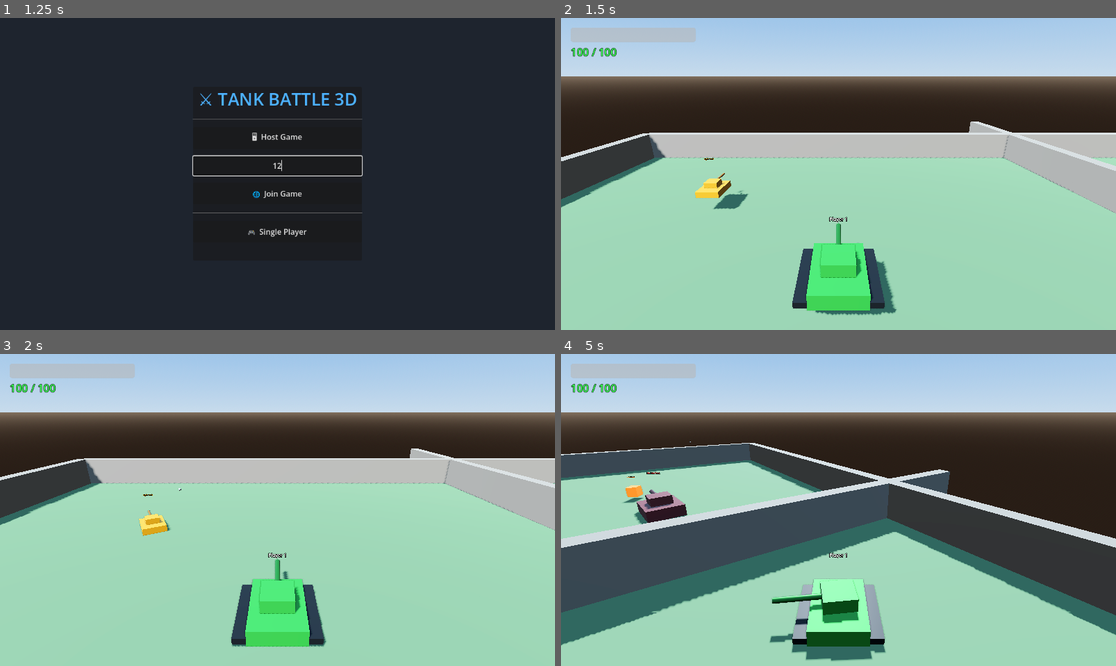
Above: before the commit, frames 1-4 (two rows, left to right).
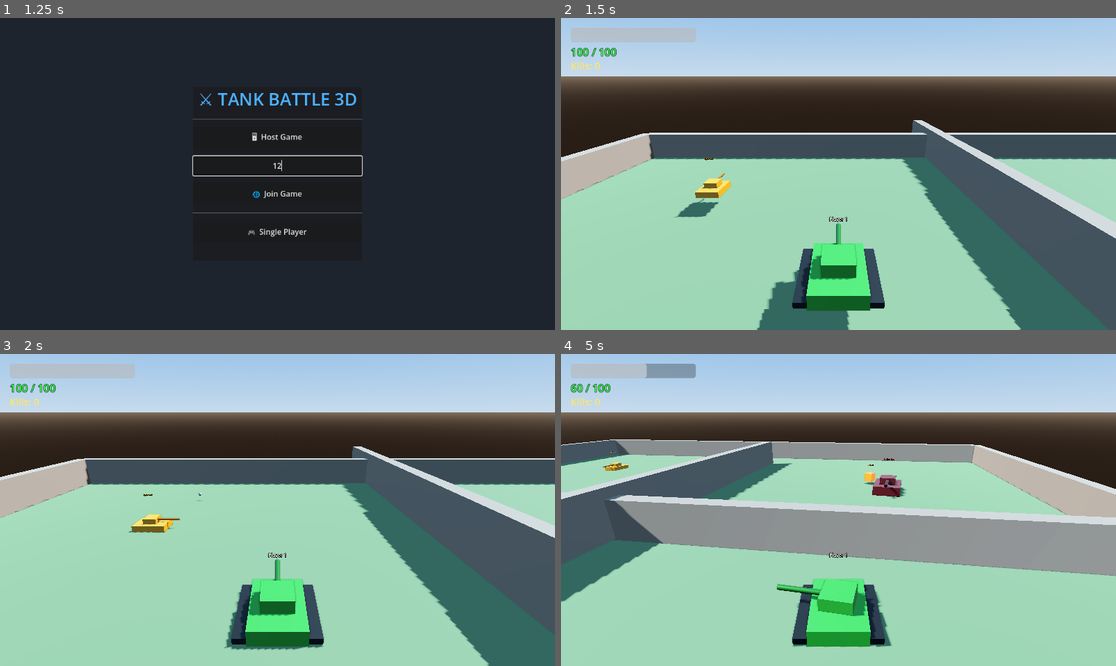
Above: after the commit, the same moments.

Repository: tatee0815/A6
Game: Godot game, scene res://scenes/main.tscn
Two runs of this game, one before a commit and one after it. Both use one fixed random seed, a clock stepped at 60 frames per second and the inputs below.
Inputs (mouse positions are in pixels of both pictures, inside the frame that each line leads up to):
- Up to frame 1 (1.25 s): click (277, 164) at 0.52 s; type "12" at 0.6 s
- Up to frame 2 (1.5 s): click "🎮 Single Player" at 1.25 s
- Up to frame 3 (2 s): no input
- Up to frame 4 (5 s): hold D (turn_right) 2.03-2.78 s; tap Space (shoot) at 2.1, 2.85, 3.8, 4.55 s; hold S (move_backward) 2.78-3.53 s; hold D (turn_right) 3.53-4.28 s; hold Q 3.53-4.28 s; hold W (move_forward) from 4.28 s (still down); tap E at 4.35 s

Frame 1 is identical in both runs. In frame 2, 27% of the frame differs, in the area x 0-100%, y 14-100%; in frame 3, 25%; in frame 4, 48%, in the area x 0-100%, y 3-99%.

Commit message:
logics fix

Diff:
--- a/project.godot
+++ b/project.godot
@@ -47,6 +47,7 @@
 shoot={
 "deadzone": 0.5,
 "events": [Object(InputEventKey,"resource_local_to_scene":false,"resource_name":"","device":-1,"window_id":0,"alt_press …(191 unchanged characters)…
+, Object(InputEventMouseButton,"resource_local_to_scene":false,"resource_name":"","device":-1,"window_id":0,"alt_pressed":false,"shift_pressed":false,"ctrl_pressed":false,"meta_pressed":false,"pressed":false,"button_mask":0,"position":Vector2(0, 0),"global_position":Vector2(0, 0),"factor":1.0,"button_index":1,"canceled":false,"pressed":false,"double_click":false,"script":null)
 ]
 }
 toggle_cheat={
--- a/scenes/enemy_light.tscn
+++ b/scenes/enemy_light.tscn
@@ -33,7 +33,7 @@
 collision_layer = 1
 collision_mask = 3
 script = ExtResource("1_scr")
-move_speed = 8.0
+move_speed = 5.5
 rotation_speed = 3.5
 max_health = 60
 fire_rate = 0.8
--- a/scenes/enemy_medium.tscn
+++ b/scenes/enemy_medium.tscn
@@ -33,7 +33,7 @@
 collision_layer = 1
 collision_mask = 3
 script = ExtResource("1_scr")
-move_speed = 4.0
+move_speed = 3.0
 rotation_speed = 1.5
 max_health = 150
 fire_rate = 2.5
--- a/scenes/main.tscn
+++ b/scenes/main.tscn
@@ -47,7 +47,7 @@
 environment = SubResource("Env_1")
 
 [node name="DirectionalLight3D" type="DirectionalLight3D" parent="." unique_id=1206672540]
-transform = Transform3D(0.85, 0.37, -0.37, 0, 0.71, 0.71, 0.53, -0.6, 0.6, 0, 20, 0)
+transform = Transform3D(-0.23015586, -0.6856401, 0.69059813, 2.5289024e-08, 0.7096495, 0.7045548, -0.9731538, 0.16215745, -0.16332996, 1.1542745, 14.650164, 0)
 shadow_enabled = true
 
 [node name="Ground" type="StaticBody3D" parent="." unique_id=801025724]
@@ -110,7 +110,7 @@
 collision_layer = 2
 
 [node name="Mesh" type="MeshInstance3D" parent="Obstacle1" unique_id=1709444231]
-transform = Transform3D(0.98547584, 0, 0, 0, 1, 0, 0, 0, 1, -1.7773366, 0, 0)
+transform = Transform3D(0.98547584, 0, 0, 0, 1, 0, 0, 0, 1, 0.40129519, -0.046602726, 0.025240183)
 material_override = SubResource("Mat_wall")
 mesh = SubResource("BoxMesh_wall")
 
@@ -122,10 +122,12 @@
 collision_layer = 2
 
 [node name="Mesh" type="MeshInstance3D" parent="Obstacle2" unique_id=1175532471]
+transform = Transform3D(1, 0, 0, 0, 1, 0, 0, 0, 1, -2.586563, 0.6000614, -8.356465)
 material_override = SubResource("Mat_wall")
 mesh = SubResource("BoxMesh_wall")
 
 [node name="Col" type="CollisionShape3D" parent="Obstacle2" unique_id=83194452]
+transform = Transform3D(1, 0, 0, 0, 1, 0, 0, 0, 1, -2.574028, 0.60354996, -8.336212)
 shape = SubResource("BoxShape_wall")
 
 [node name="Players" type="Node3D" parent="." unique_id=1792664784]
@@ -134,9 +136,17 @@
 
 [node name="PowerUps" type="Node3D" parent="." unique_id=700028358]
 
-[node name="MultiplayerSpawner" type="MultiplayerSpawner" parent="." unique_id=75736033]
+[node name="PlayerSpawner" type="MultiplayerSpawner" parent="." unique_id=75736033]
 _spawnable_scenes = PackedStringArray("uid://cqplayer001")
 spawn_path = NodePath("../Players")
+
+[node name="EnemySpawner" type="MultiplayerSpawner" parent="." unique_id=1857915314]
+_spawnable_scenes = PackedStringArray("uid://cqenemylt01", "uid://cqenemymd01")
+spawn_path = NodePath("../Enemies")
+
+[node name="PowerUpSpawner" type="MultiplayerSpawner" parent="." unique_id=1767681924]
+_spawnable_scenes = PackedStringArray("uid://cqpowerup01")
+spawn_path = NodePath("../PowerUps")
 
 [node name="UI" type="Control" parent="." unique_id=682994005]
 layout_mode = 3
@@ -147,9 +157,9 @@
 grow_vertical = 2
 mouse_filter = 2
 
-[node name="PauseMenu" parent="UI" instance=ExtResource("2_pause")]
+[node name="PauseMenu" parent="UI" unique_id=1717949444 instance=ExtResource("2_pause")]
 visible = false
 layout_mode = 1
 
-[node name="MainMenu" parent="UI" instance=ExtResource("3_menu")]
+[node name="MainMenu" parent="UI" unique_id=1244364810 instance=ExtResource("3_menu")]
 layout_mode = 1
--- a/scenes/player_tank.tscn
+++ b/scenes/player_tank.tscn
@@ -23,6 +23,12 @@
 properties/1/path = NodePath(".:rotation")
 properties/1/spawn = true
 properties/1/replication_mode = 1
+properties/2/path = NodePath(".:health")
+properties/2/spawn = true
+properties/2/replication_mode = 1
+properties/3/path = NodePath("Turret:rotation")
+properties/3/spawn = true
+properties/3/replication_mode = 1
 
 [sub_resource type="LabelSettings" id="LabelSettings_health"]
 font_size = 22
@@ -132,3 +138,13 @@
 horizontal_alignment = 1
 label_settings = SubResource("LabelSettings_cheat")
 text = ""
+
+[node name="ScoreLabel" type="Label" parent="HUD"]
+layout_mode = 0
+offset_left = 20.0
+offset_top = 85.0
+offset_right = 280.0
+offset_bottom = 115.0
+theme_override_colors/font_color = Color(1, 0.9, 0.4, 1)
+theme_override_font_sizes/font_size = 20
+text = "Kills: 0"
--- a/scenes/power_up.tscn
+++ b/scenes/power_up.tscn
@@ -15,6 +15,14 @@
 emission_enabled = true
 emission = Color(0.1, 0.9, 0.3, 1)
 emission_energy_multiplier = 1.5
+
+[sub_resource type="SceneReplicationConfig" id="SceneReplicationConfig_1"]
+properties/0/path = NodePath(".:position")
+properties/0/spawn = true
+properties/0/replication_mode = 0
+properties/1/path = NodePath(".:power_up_type")
+properties/1/spawn = true
+properties/1/replication_mode = 0
 
 [node name="PowerUp" type="Area3D"]
 collision_layer = 8
@@ -35,3 +43,6 @@
 billboard = 1
 font_size = 24
 text = "HEAL"
+
+[node name="MultiplayerSynchronizer" type="MultiplayerSynchronizer" parent="."]
+replication_config = SubResource("SceneReplicationConfig_1")
--- a/scripts/bullet.gd
+++ b/scripts/bullet.gd
@@ -7,7 +7,7 @@
 
 # ── Properties (set by the shooter before adding to tree) ────
 var direction: Vector3 = Vector3.FORWARD
-var speed: float = 40.0
+var speed: float = 30.0
 var damage: float = 25.0
 var shooter_id: int = -1
 var lifetime: float = 3.0
@@ -25,8 +25,27 @@
 
 
 func _physics_process(delta: float) -> void:
-	# Move the bullet forward
-	global_position += direction.normalized() * speed * delta
+	# Calculate next position
+	var step: Vector3 = direction.normalized() * speed * delta
+	var next_pos: Vector3 = global_position + step
+
+	# ── Continuous Collision Detection (Raycast check) ──
+	# We perform a quick raycast to see if we'll hit something between here and next_pos
+	var space_state = get_world_3d().direct_space_state
+	var query = PhysicsRayQueryParameters3D.create(global_position, next_pos)
+	query.collision_mask = collision_mask
+	query.exclude = [self]
+
+	var result = space_state.intersect_ray(query)
+	if result:
+		# We hit something! Move to the hit position and trigger collision
+		global_position = result.position
+		_on_body_entered(result.collider)
+		return
+
+	# No hit, move normally
+	global_position = next_pos
+
 	# Self-destruct after lifetime expires
 	_timer += delta
 	if _timer >= lifetime:
@@ -35,28 +54,37 @@
 
 func _on_body_entered(body: Node3D) -> void:
 	if not body is CharacterBody3D:
-		# Hit environment — just destroy bullet
+		# Hit environment (walls, ground) — destroy bullet
 		queue_free()
 		return
 
 	# ── Hit a Player Tank ──
 	if body.has_method("apply_damage"):
-		# Don't hit the shooter (player bullets)
+		# Don't hit the shooter
 		if body.get("player_id") == shooter_id:
 			return
+
+		# On server, apply damage
 		if multiplayer.is_server() or NetworkManager.is_single_player:
 			body.apply_damage(damage, shooter_id)
+
+		# Always destroy bullet after hitting a target
 		queue_free()
 		return
 
 	# ── Hit an Enemy Tank ──
 	if body.has_method("take_damage"):
-		# Don't let enemies damage other enemies (shooter_id < 0 = enemy)
+		# Don't let enemies damage other enemies (shooter_id < 0)
 		if shooter_id < 0:
+			# Still destroy the bullet so it doesn't pass through
+			queue_free()
 			return
+
 		if multiplayer.is_server() or NetworkManager.is_single_player:
-			body.take_damage(damage)
+			body.take_damage(damage, shooter_id)
+
 		queue_free()
 		return
 
+	# Fallback destroy
 	queue_free()
--- a/scripts/enemy_base.gd
+++ b/scripts/enemy_base.gd
@@ -38,6 +38,10 @@
 @onready var type_label: Label3D = $TypeLabel
 
 
+func _enter_tree() -> void:
+	_setup_multiplayer_synchronizer()
+
+
 func _ready() -> void:
 	health = max_health
 	# NavigationAgent3D settings
@@ -54,7 +58,6 @@
 		type_label.text = enemy_type
 
 	_update_health_bar()
-	_setup_multiplayer_synchronizer()
 
 
 func _setup_multiplayer_synchronizer() -> void:
@@ -69,10 +72,14 @@
 	config.add_property(".:visible")
 
 	sync.replication_config = config
+	# Enemies are always controlled by the server
+	sync.set_multiplayer_authority(1)
 	add_child(sync)
 
 
 func _physics_process(delta: float) -> void:
+	if not multiplayer.multiplayer_peer:
+		return
 	# Only process AI on the server (or in single player)
 	if not multiplayer.is_server():
 		_update_health_bar()
@@ -142,9 +149,9 @@
 
 	direction.y = 0.0
 
-	# Rotate towards movement direction
+	# Rotate towards movement direction (Godot forward is -Z)
 	if direction.length() > 0.01:
-		var target_angle: float = atan2(direction.x, direction.z)
+		var target_angle: float = atan2(direction.x, direction.z) + PI
 		rotation.y = lerp_angle(rotation.y, target_angle, rotation_speed * delta)
 
 	velocity.x = direction.x * move_speed
@@ -169,11 +176,11 @@
 		current_state = State.CHASE
 		return
 
-	# Face the target
+	# Face the target (Godot forward is -Z)
 	var to_target: Vector3 = (target_player.global_position - global_position).normalized()
 	to_target.y = 0.0
 	if to_target.length() > 0.01:
-		var target_angle: float = atan2(to_target.x, to_target.z)
+		var target_angle: float = atan2(to_target.x, to_target.z) + PI
 		rotation.y = lerp_angle(rotation.y, target_angle, rotation_speed * 2.0 * delta)
 
 	# Stop moving while attacking
@@ -206,7 +213,7 @@
 	bullet.damage = bullet_damage
 
 
-func take_damage(amount: float) -> void:
+func take_damage(amount: float, attacker_id: int = -1) -> void:
 	# Only the server processes damage
 	if not multiplayer.is_server():
 		return
@@ -214,17 +221,24 @@
 		return
 	health -= int(amount)
 	health = max(health, 0)
-	# Health is synced via MultiplayerSynchronizer,
-	# but we update health bar locally on everyone via property change or _process
+
 	if health <= 0:
-		_die()
-
-
-func _die() -> void:
+		_die(attacker_id)
+
+
+func _die(attacker_id: int = -1) -> void:
 	if not multiplayer.is_server():
 		return
 	is_dead = true
 	visible = false
+
+	# Reward the attacker if it's a player
+	if attacker_id != -1:
+		var players = get_tree().get_nodes_in_group("players")
+		for p in players:
+			if p.get("player_id") == attacker_id:
+				p.add_score(1)
+				break
 	# Respawn after 8 seconds
 	await get_tree().create_timer(8.0).timeout
 	_respawn()
@@ -282,3 +296,11 @@
 			health_bar_fill.modulate = Color(0.9, 0.9, 0.2)
 		else:
 			health_bar_fill.modulate = Color(0.9, 0.2, 0.2)
+
+
+# Add this to ensure client updates health bar when health is synced
+func _process(_delta: float) -> void:
+	if not multiplayer.multiplayer_peer:
+		return
+	if not multiplayer.is_server():
+		_update_health_bar()
--- a/scripts/main.gd
+++ b/scripts/main.gd
@@ -62,24 +62,9 @@
 	Input.mouse_mode = Input.MOUSE_MODE_VISIBLE
 
 	# Configure MultiplayerSpawner for Players
-	var spawner: MultiplayerSpawner = $MultiplayerSpawner
-	spawner.spawn_path = NodePath("../Players")
-	spawner.spawn_function = _spawn_player_for_peer
-
-	# Create Spawner for Enemies
-	var enemy_spawner := MultiplayerSpawner.new()
-	enemy_spawner.name = "EnemySpawner"
-	enemy_spawner.spawn_path = NodePath("../Enemies")
-	enemy_spawner.add_spawnable_scene(ENEMY_LIGHT.resource_path)
-	enemy_spawner.add_spawnable_scene(ENEMY_MEDIUM.resource_path)
-	add_child(enemy_spawner)
-
-	# Create Spawner for PowerUps
-	var powerup_spawner := MultiplayerSpawner.new()
-	powerup_spawner.name = "PowerUpSpawner"
-	powerup_spawner.spawn_path = NodePath("../PowerUps")
-	powerup_spawner.add_spawnable_scene(POWER_UP_SCENE.resource_path)
-	add_child(powerup_spawner)
+	var player_spawner: MultiplayerSpawner = $PlayerSpawner
+	player_spawner.spawn_path = NodePath("../Players")
+	player_spawner.spawn_function = _spawn_player_for_peer
 
 
 func _unhandled_input(event: InputEvent) -> void:
@@ -170,7 +155,7 @@
 # ── Player Spawning ──────────────────────────────────────────
 func _do_spawn(peer_id: int) -> void:
 	# Use MultiplayerSpawner to replicate across all peers
-	var spawner: MultiplayerSpawner = $MultiplayerSpawner
+	var spawner: MultiplayerSpawner = $PlayerSpawner
 	spawner.spawn(peer_id)
 
 
--- a/scripts/player_tank.gd
+++ b/scripts/player_tank.gd
@@ -10,13 +10,14 @@
 @export var player_id: int = 1
 
 # ── Movement tuning ─────────────────────────────────────────
-const MOVE_SPEED: float = 10.0
-const ROTATION_SPEED: float = 2.5
+const MOVE_SPEED: float = 7.0
+const ROTATION_SPEED: float = 2.0
 const GRAVITY: float = 20.0
 
 # ── Combat ───────────────────────────────────────────────────
 var health: int = 100
 var max_health: int = 100
+var score: int = 0
 var is_dead: bool = false
 var can_shoot: bool = true
 var shoot_cooldown: float = 0.4
@@ -32,6 +33,7 @@
 @onready var camera: Camera3D = $CameraPivot/Camera3D
 @onready var health_bar: ProgressBar = $HUD/HealthBar
 @onready var health_label: Label = $HUD/HealthContainer/HealthLabel
+@onready var score_label: Label = $HUD/ScoreLabel
 @onready var cheat_label: Label = $HUD/CheatLabel
 @onready var name_label: Label3D = $NameLabel
 
@@ -88,6 +90,9 @@
 		# Health (int)
 		if not config.has_property(".:health"):
 			config.add_property(".:health")
+		# Score (int)
+		if not config.has_property(".:score"):
+			config.add_property(".:score")
 
 
 func _physics_process(delta: float) -> void:
@@ -131,7 +136,7 @@
 		turret_rot -= 1.0
 	turret.rotate_y(turret_rot * ROTATION_SPEED * delta)
 
-	# ── Shooting (Space) ──
+	# ── Shooting (Space / Mouse Click) ──
 	if Input.is_action_just_pressed("shoot") and can_shoot:
 		_request_shoot.rpc()
 		_start_cooldown()
@@ -142,6 +147,14 @@
 		cheat_speed_mult = 2.0 if is_god_mode else 1.0
 
 	_update_hud()
+
+
+func _process(_delta: float) -> void:
+	if not multiplayer.multiplayer_peer:
+		return
+	# On clients, ensure the HUD reflects the synced health
+	if not is_multiplayer_authority():
+		_update_hud()
 
 
 # ── Shooting ─────────────────────────────────────────────────
@@ -170,33 +183,57 @@
 
 
 # ── Damage & Death ───────────────────────────────────────────
-func apply_damage(amount: float, _attacker_id: int) -> void:
+func apply_damage(amount: float, attacker_id: int) -> void:
 	# Only the server processes damage
 	if not multiplayer.is_server():
 		return
 	if is_god_mode or is_dead:
 		return
 
-	health -= int(amount)
-	health = max(health, 0)
-
-	if health <= 0:
-		_die()
-
-
-func _die() -> void:
+	var new_health = health - int(amount)
+	new_health = max(new_health, 0)
+	_sync_health.rpc(new_health)
+
+	if new_health <= 0:
+		_die(attacker_id)
+
+@rpc("any_peer", "call_local", "reliable")
+func _sync_health(new_health: int) -> void:
+	var sender_id = multiplayer.get_remote_sender_id()
+	# Only allow the server (id 1) or local calls (id 0) to sync health
+	if sender_id != 1 and sender_id != 0:
+		return
+	health = new_health
+
+
+func _die(attacker_id: int) -> void:
 	# Server initiates death
 	_die_sync.rpc()
 
-
-@rpc("call_local", "reliable")
+	# Reward the attacker
+	if attacker_id != -1 and attacker_id != player_id:
+		# Search in all players
+		var players = get_tree().get_nodes_in_group("players")
+		for p in players:
+			if p.get("player_id") == attacker_id:
+				p.add_score(1)
+				break
+
+
+@rpc("any_peer", "call_local", "reliable")
 func _die_sync() -> void:
+	var sender_id = multiplayer.get_remote_sender_id()
+	if sender_id != 1 and sender_id != 0:
+		return
 	is_dead = true
 	visible = false
 	# Only the authority (owning player) handles respawn timer
 	if is_multiplayer_authority():
 		await get_tree().create_timer(3.0).timeout
-		_respawn_request.rpc_id(1)
+		if multiplayer.is_server():
+			_respawn_request()
+		else:
+			_respawn_request.rpc_id(1)
 
 
 @rpc("any_peer", "reliable")
@@ -207,19 +244,44 @@
 	_respawn_sync.rpc()
 
 
-@rpc("call_local", "reliable")
+@rpc("any_peer", "call_local", "reliable")
 func _respawn_sync() -> void:
+	var sender_id = multiplayer.get_remote_sender_id()
+	if sender_id != 1 and sender_id != 0:
+		return
 	health = max_health
 	is_dead = false
 	visible = true
 	if is_multiplayer_authority():
-		position = Vector3(randf_range(-12, 12), 2.0, randf_range(-12, 12))
+		# Use predefined spawn points from main scene to avoid walls
+		var main_node = get_tree().current_scene
+		if main_node and "SPAWN_POINTS" in main_node:
+			var pts: Array = main_node.SPAWN_POINTS
+			var base_pos = pts[randi() % pts.size()]
+			# Small random offset to avoid exact overlapping with other tanks
+			position = base_pos + Vector3(randf_range(-1.5, 1.5), 0, randf_range(-1.5, 1.5))
+		else:
+			position = Vector3(randf_range(-12, 12), 2.0, randf_range(-12, 12))
 	_update_hud()
 
 
 # ── Heal / Boost (called by power-ups in Phase 2) ───────────
 func heal(amount: int) -> void:
-	health = min(health + amount, max_health)
+	if not multiplayer.is_server(): return
+	var new_health = min(health + amount, max_health)
+	_sync_health.rpc(new_health)
+
+
+func add_score(amount: int) -> void:
+	if not multiplayer.is_server(): return
+	var new_score = score + amount
+	_sync_score.rpc(new_score)
+
+@rpc("any_peer", "call_local", "reliable")
+func _sync_score(new_score: int) -> void:
+	var sender_id = multiplayer.get_remote_sender_id()
+	if sender_id != 1 and sender_id != 0: return
+	score = new_score
 	_update_hud()
 
 
@@ -256,6 +318,8 @@
 		health_bar.value = float(health) / float(max_health) * 100.0
 	if health_label:
 		health_label.text = "%d / %d" % [health, max_health]
+	if score_label:
+		score_label.text = "Kills: %d" % score
 	if cheat_label:
 		if is_god_mode:
 			cheat_label.text = "[ GOD MODE + SPEED HACK ]"
Not shown: 1 places in scenes/main.tscn that only renumber resources
Not shown: 1 places in scenes/pause_menu.tscn that only renumber resources
